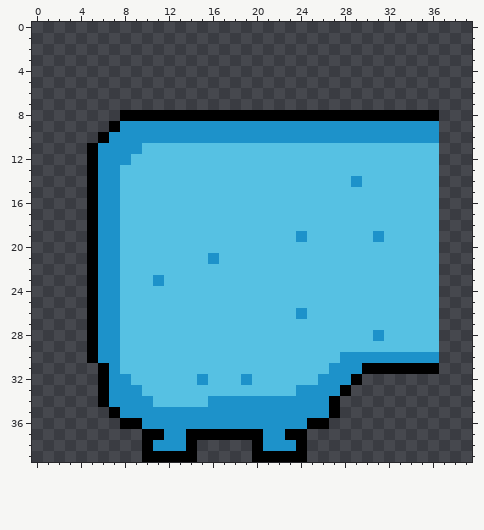
Two versions of one pixel-art sprite, Assets/Rec/texture/role/blue/move/_0009_guai2.png. That is the earlier state.
The file is 40x40 pixels.
The result:
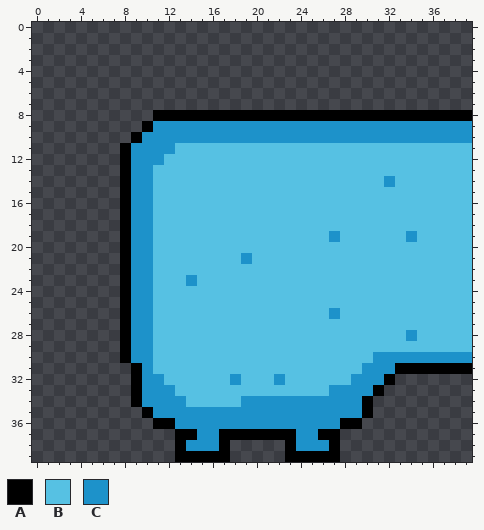
Palette (. is transparent): A #000000  B #56c1e3  C #1d92ca
The edit:
@@ x 0..39 @@
  7 ........................................
- 8 ........AAAAAAAAAAAAAAAAAAAAAAAAAAAAA...
- 9 .......ACCCCCCCCCCCCCCCCCCCCCCCCCCCCC...
-10 ......ACCCCCCCCCCCCCCCCCCCCCCCCCCCCCC...
-11 .....ACCCCBBBBBBBBBBBBBBBBBBBBBBBBBBB...
-12 .....ACCCBBBBBBBBBBBBBBBBBBBBBBBBBBBB...
-13 .....ACCBBBBBBBBBBBBBBBBBBBBBBBBBBBBB...
-14 .....ACCBBBBBBBBBBBBBBBBBBBBBCBBBBBBB...
-15 .....ACCBBBBBBBBBBBBBBBBBBBBBBBBBBBBB...
-16 .....ACCBBBBBBBBBBBBBBBBBBBBBBBBBBBBB...
-17 .....ACCBBBBBBBBBBBBBBBBBBBBBBBBBBBBB...
-18 .....ACCBBBBBBBBBBBBBBBBBBBBBBBBBBBBB...
-19 .....ACCBBBBBBBBBBBBBBBBCBBBBBBCBBBBB...
-20 .....ACCBBBBBBBBBBBBBBBBBBBBBBBBBBBBB...
-21 .....ACCBBBBBBBBCBBBBBBBBBBBBBBBBBBBB...
-22 .....ACCBBBBBBBBBBBBBBBBBBBBBBBBBBBBB...
-23 .....ACCBBBCBBBBBBBBBBBBBBBBBBBBBBBBB...
-24 .....ACCBBBBBBBBBBBBBBBBBBBBBBBBBBBBB...
-25 .....ACCBBBBBBBBBBBBBBBBBBBBBBBBBBBBB...
-26 .....ACCBBBBBBBBBBBBBBBBCBBBBBBBBBBBB...
-27 .....ACCBBBBBBBBBBBBBBBBBBBBBBBBBBBBB...
-28 .....ACCBBBBBBBBBBBBBBBBBBBBBBBCBBBBB...
-29 .....ACCBBBBBBBBBBBBBBBBBBBBBBBBBBBBB...
-30 .....ACCBBBBBBBBBBBBBBBBBBBBCCCCCCCCC...
-31 ......ACBBBBBBBBBBBBBBBBBBBCCCAAAAAAA...
-32 ......ACCBBBBBBCBBBCBBBBBBCCCA..........
-33 ......ACCCBBBBBBBBBBBBBBCCCCA...........
-34 ......ACCCCBBBBBCCCCCCCCCCCA............
-35 .......ACCCCCCCCCCCCCCCCCCCA............
-36 ........AACCCCCCCCCCCCCCCAA.............
-37 ..........AACCAAAAAAACCAA...............
-38 ..........ACCCA.....ACCCA...............
-39 ..........AAAAA.....AAAAA...............
+ 8 ...........AAAAAAAAAAAAAAAAAAAAAAAAAAAAA
+ 9 ..........ACCCCCCCCCCCCCCCCCCCCCCCCCCCCC
+10 .........ACCCCCCCCCCCCCCCCCCCCCCCCCCCCCC
+11 ........ACCCCBBBBBBBBBBBBBBBBBBBBBBBBBBB
+12 ........ACCCBBBBBBBBBBBBBBBBBBBBBBBBBBBB
+13 ........ACCBBBBBBBBBBBBBBBBBBBBBBBBBBBBB
+14 ........ACCBBBBBBBBBBBBBBBBBBBBBCBBBBBBB
+15 ........ACCBBBBBBBBBBBBBBBBBBBBBBBBBBBBB
+16 ........ACCBBBBBBBBBBBBBBBBBBBBBBBBBBBBB
+17 ........ACCBBBBBBBBBBBBBBBBBBBBBBBBBBBBB
+18 ........ACCBBBBBBBBBBBBBBBBBBBBBBBBBBBBB
+19 ........ACCBBBBBBBBBBBBBBBBCBBBBBBCBBBBB
+20 ........ACCBBBBBBBBBBBBBBBBBBBBBBBBBBBBB
+21 ........ACCBBBBBBBBCBBBBBBBBBBBBBBBBBBBB
+22 ........ACCBBBBBBBBBBBBBBBBBBBBBBBBBBBBB
+23 ........ACCBBBCBBBBBBBBBBBBBBBBBBBBBBBBB
+24 ........ACCBBBBBBBBBBBBBBBBBBBBBBBBBBBBB
+25 ........ACCBBBBBBBBBBBBBBBBBBBBBBBBBBBBB
+26 ........ACCBBBBBBBBBBBBBBBBCBBBBBBBBBBBB
+27 ........ACCBBBBBBBBBBBBBBBBBBBBBBBBBBBBB
+28 ........ACCBBBBBBBBBBBBBBBBBBBBBBBCBBBBB
+29 ........ACCBBBBBBBBBBBBBBBBBBBBBBBBBBBBB
+30 ........ACCBBBBBBBBBBBBBBBBBBBBCCCCCCCCC
+31 .........ACBBBBBBBBBBBBBBBBBBBCCCAAAAAAA
+32 .........ACCBBBBBBCBBBCBBBBBBCCCA.......
+33 .........ACCCBBBBBBBBBBBBBBCCCCA........
+34 .........ACCCCBBBBBCCCCCCCCCCCA.........
+35 ..........ACCCCCCCCCCCCCCCCCCCA.........
+36 ...........AACCCCCCCCCCCCCCCAA..........
+37 .............AACCAAAAAAACCAA............
+38 .............ACCCA.....ACCCA............
+39 .............AAAAA.....AAAAA............
Boxes around the changes in both pictures, in picture pixels (x1, y1, x2, y2):
changed: (87, 110, 472, 462)
